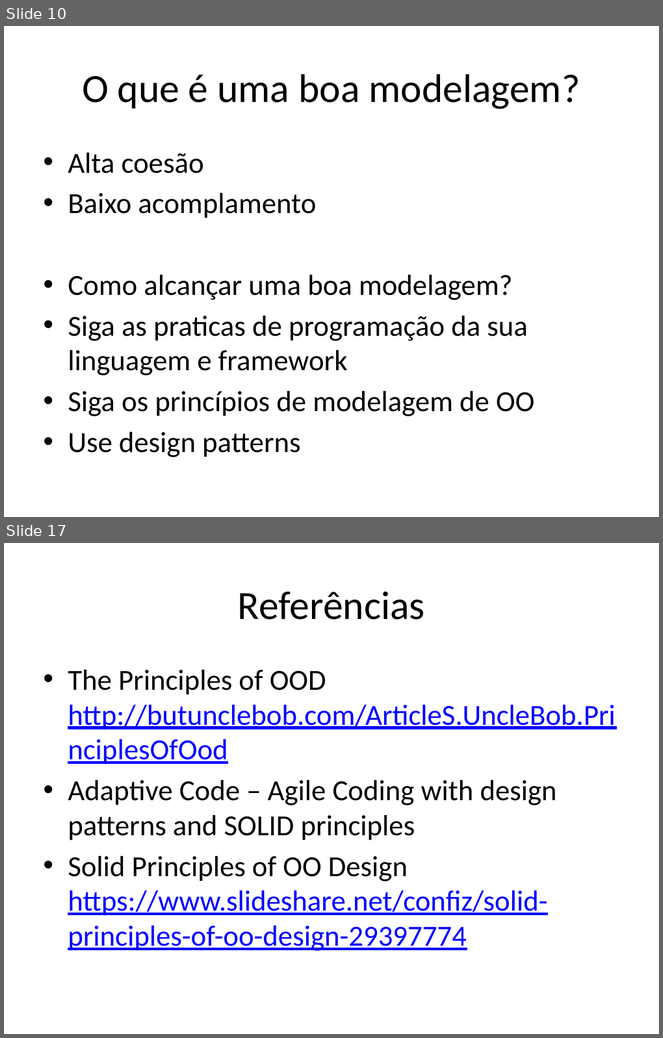
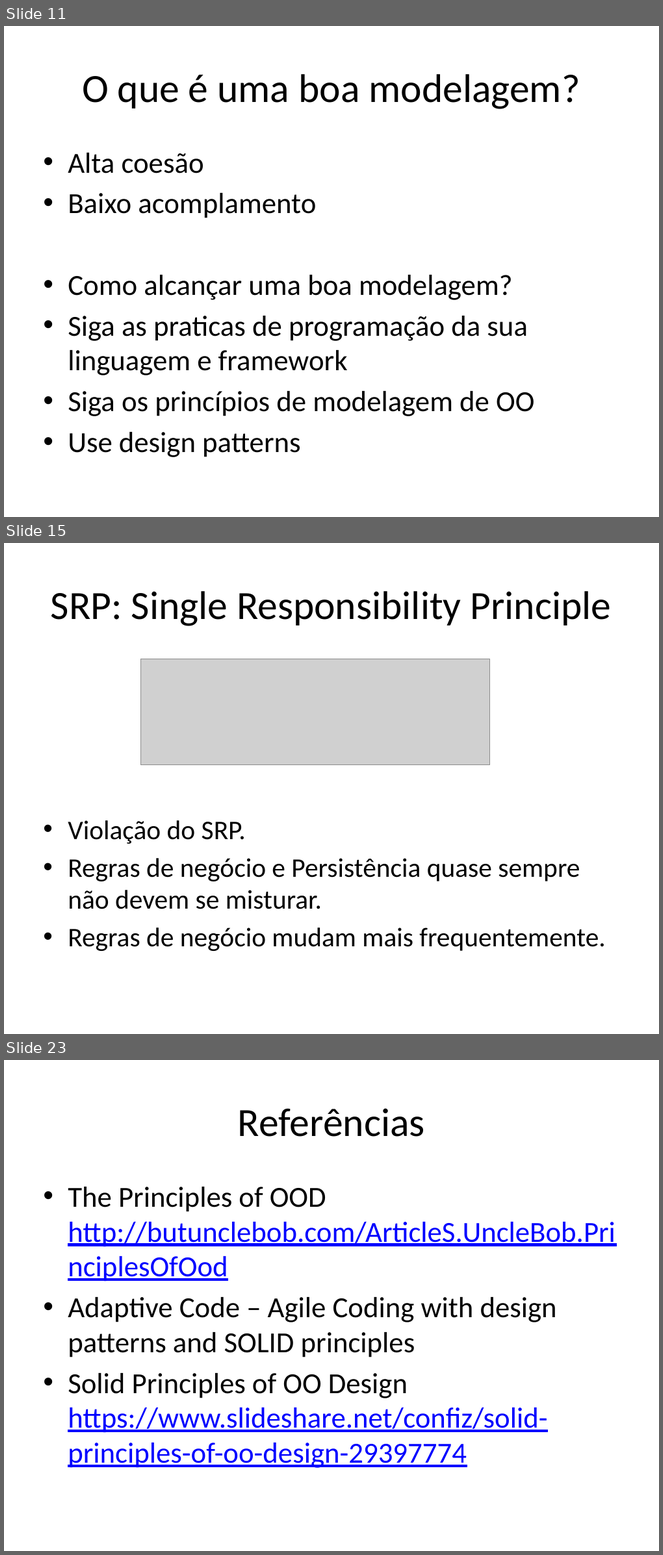
Before and after one commit to ivanpaulovich/event-sourcing-jambo, a slide deck: docs/Princípios SOLID usando .NET Core e Visual Studio 2017.pptx. Shown one above the other, each under a label of ours: slides 10 and 17 before the commit, slides 11, 15 and 23 after it; the slides between them are not shown. The pictures are 663x1038 and 663x1555 pixels, drawn with LibreOffice and Linux fonts; fonts in the diff are those of the drawing; grey boxes stand for pictures. Boxes give left, top, right and bottom in pixels: in the first picture for what was removed or moved away, otherwise in the second. Text is boxed around its words. In the diff, an @@ line names an element or a change of style, - is before the commit and + after.

```diff
--- a/docs/Princípios SOLID usando .NET Core e Visual Studio 2017.pptx
+++ b/docs/Princípios SOLID usando .NET Core e Visual Studio 2017.pptx
@@ slide 15 added at (x1=4, y1=543, x2=659, y2=1034), background #FFFFFF @@
@@ title added at (x1=51, y1=591, x2=612, y2=626), 44 pt, text #000000 @@
+SRP: Single Responsibility Principle
@@ picture added at (x1=141, y1=659, x2=490, y2=765) @@
@@ text added at (x1=68, y1=821, x2=605, y2=951), 29.6 pt, text #000000 @@
+• Violação do SRP.
+• Regras de negócio e Persistência quase sempre não devem se misturar.
+• Regras de negócio mudam mais frequentemente.
@@ what was slide 10 is now slide 11 @@
@@ what was slide 17 is now slide 23 @@
```
Also in this commit, not shown: 7 slides changed, 5 other slides added, 2 other files.
